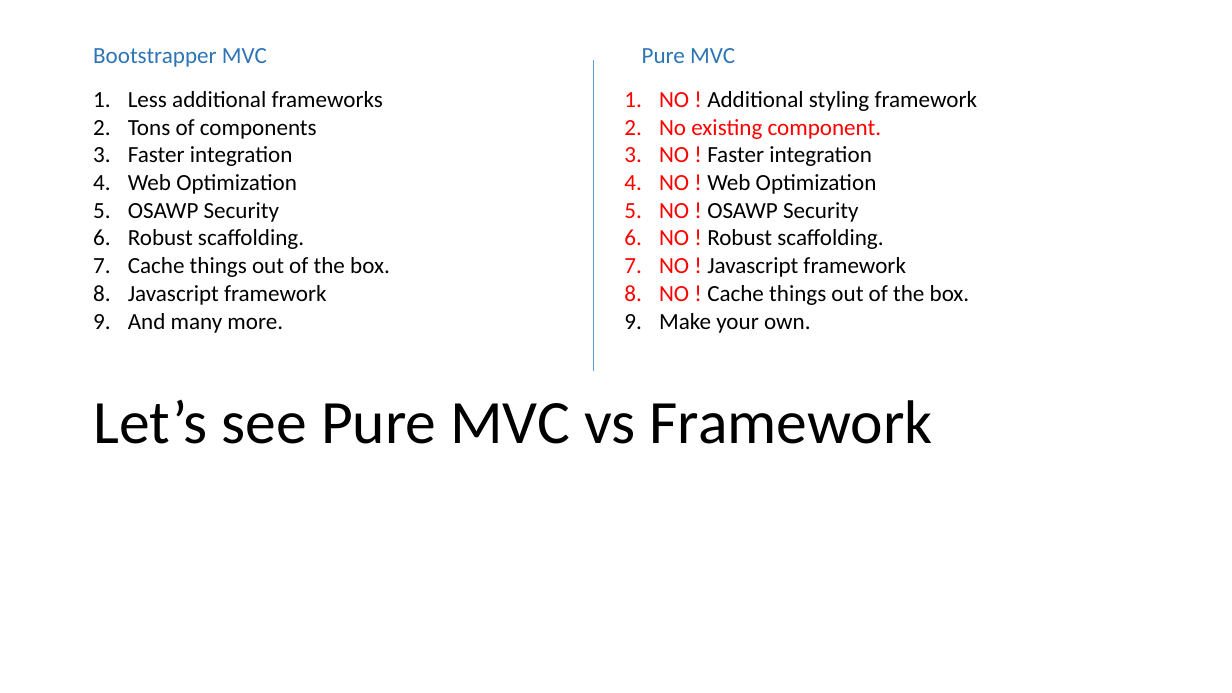
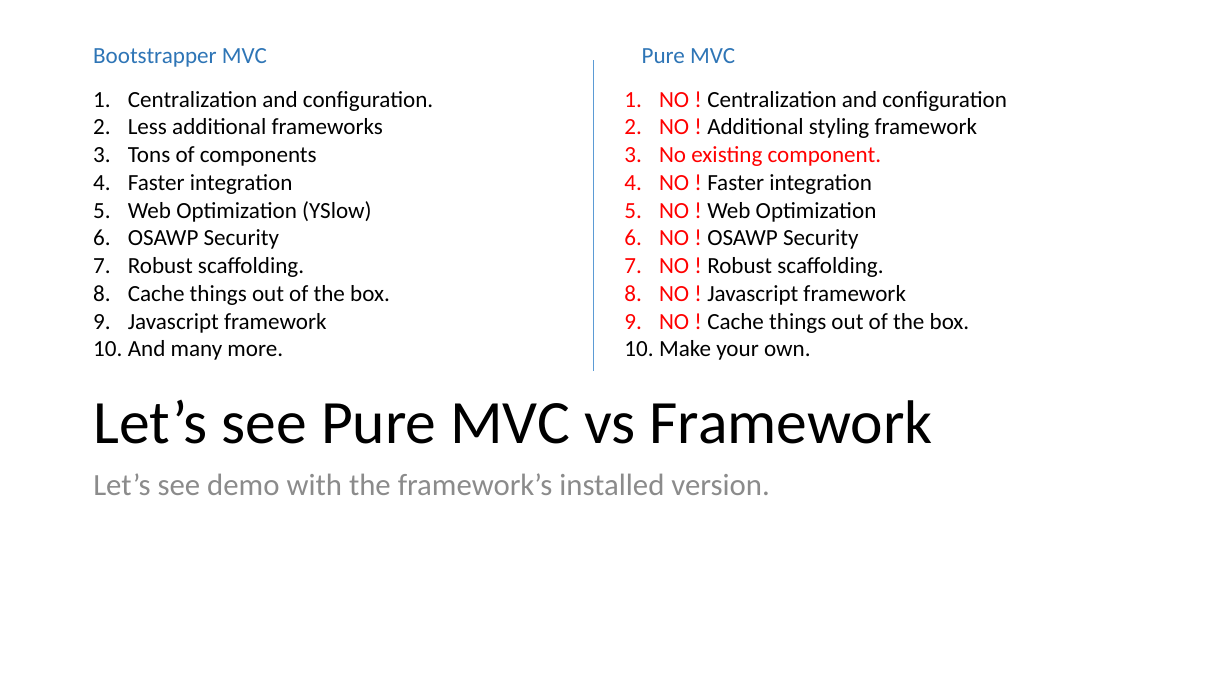
Before and after one commit to accorddeveloper/ASP.NET-MVC-Bootstrapper-Installed-Example, a slide deck: slide 7 of ASP.NET Presentation_2.pptx (slide 11 before the commit). Drawn at 1232x693 pixels with LibreOffice and Linux fonts; fonts in the diff are those of the drawing. Boxes give left, top, right and bottom in pixels: in the first picture for what was removed or moved away, otherwise in the second. Text is boxed around its words. In the diff, an @@ line names an element or a change of style, - is before the commit and + after.

```diff
--- a/ASP.NET Presentation_2.pptx
+++ b/ASP.NET Presentation_2.pptx
@@ text at <box>128,91,433,111</box>: paragraph added @@
+1. Centralization and configuration.
@@ text at <box>659,91,1007,111</box>: paragraph added @@
+1. NO ! Centralization and configuration
@@ text at <box>128,201,372,222</box>: text changed @@
-4. Web Optimization
+5. Web Optimization (YSlow)
@@ text added at <box>93,473,769,495</box>, 24 pt, text #8C8C8C @@
+Let’s see demo with the framework’s installed version.
```
Also in this commit, not shown: 4 other slides changed, 1 slide added, 5 slides removed, 19 other files.
